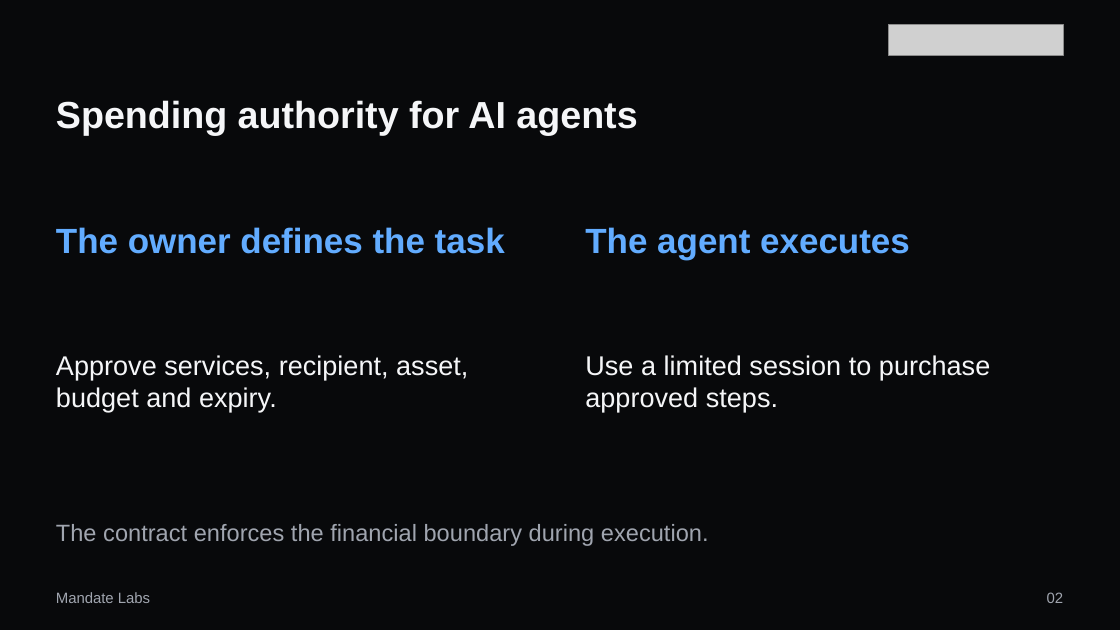
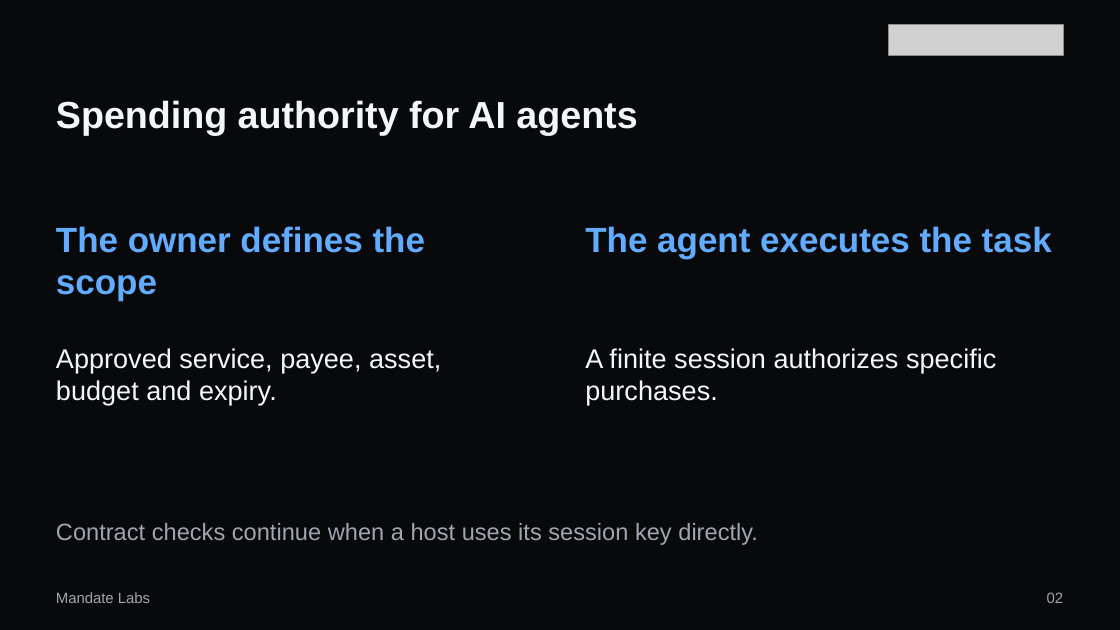
Before and after one commit to MandateLabs666/mandate-wallet, a slide deck: slide 2 of competition/submission-2026-10-20/presentation/mandate-wallet-10min-final.pptx. Drawn at 1120x630 pixels with LibreOffice and Linux fonts; fonts in the diff are those of the drawing; grey boxes stand for pictures. Boxes give left, top, right and bottom in pixels: in the first picture for what was removed or moved away, otherwise in the second. Text is boxed around its words. In the diff, an @@ line names an element or a change of style, - is before the commit and + after.

```diff
--- a/competition/submission-2026-10-20/presentation/mandate-wallet-10min-final.pptx
+++ b/competition/submission-2026-10-20/presentation/mandate-wallet-10min-final.pptx
@@ text at bbox=[56, 226, 425, 300]: text changed @@
-The owner defines the task
+The owner defines the scope
@@ text at bbox=[585, 226, 1052, 258]: text changed @@
-The agent executes
+The agent executes the task
@@ text at bbox=[56, 348, 441, 405]: text changed @@
-Approve services, recipient, asset, budget and expiry.
+Approved service, payee, asset, budget and expiry.
@@ text at bbox=[585, 348, 996, 405]: text changed @@
-Use a limited session to purchase approved steps.
+A finite session authorizes specific purchases.
@@ text at bbox=[56, 523, 758, 545]: text changed @@
-The contract enforces the financial boundary during execution.
+Contract checks continue when a host uses its session key directly.
```
Also in this commit, not shown: 6 other slides changed, 6 slides added, 6 slides removed, 13 other files.
